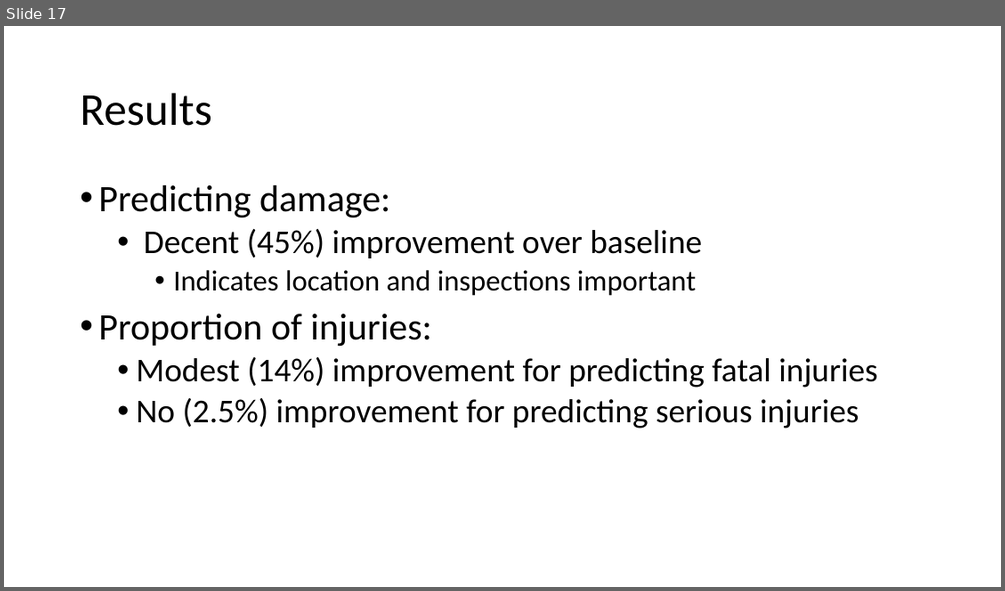
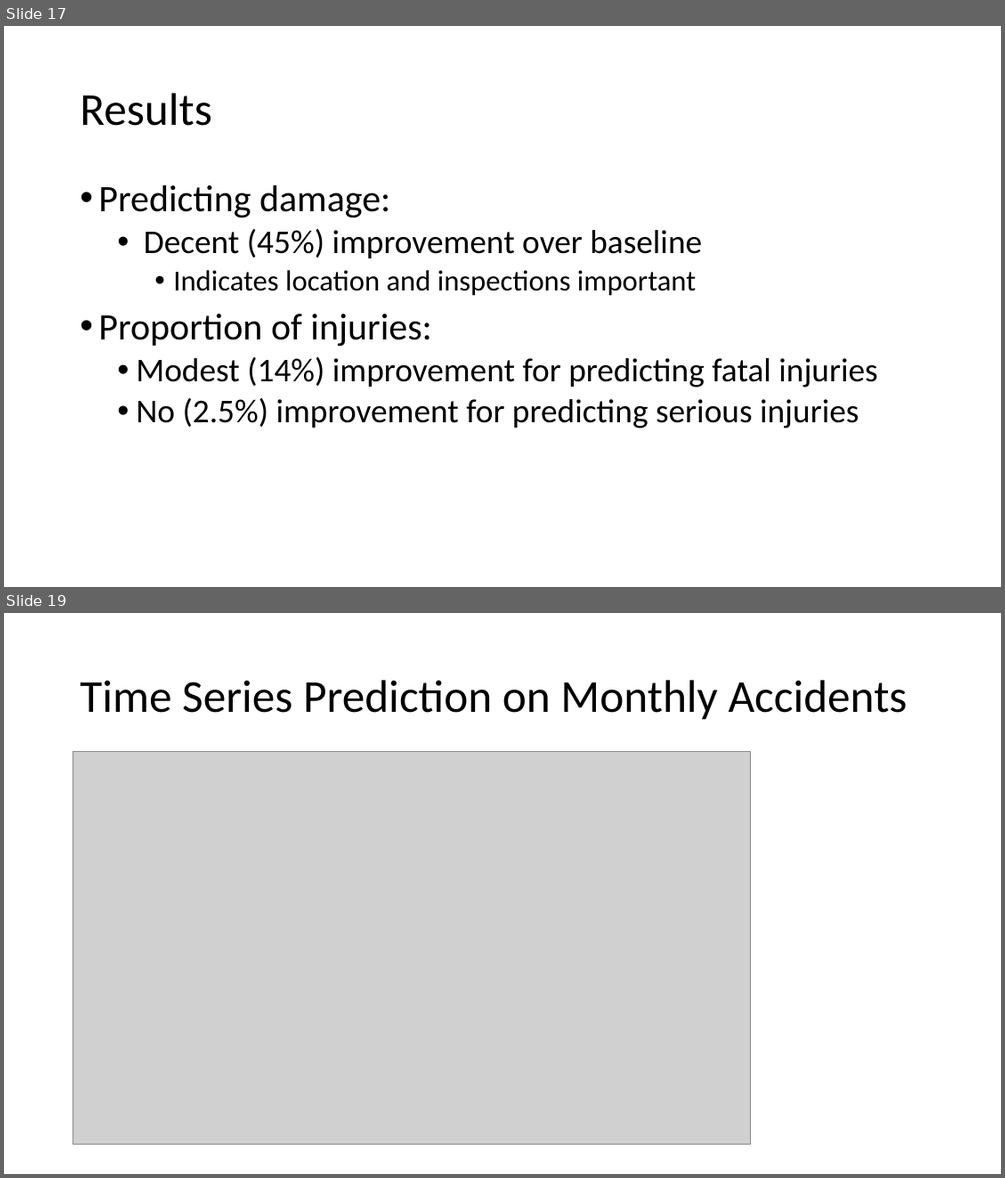
Before and after one commit to TheErdosInstitute-Summer2025-Project/aviation-project, a slide deck: deliverables/presentationcopy.pptx. Shown one above the other, each under a label of ours: slide 17 before the commit, slides 17 and 19 after it; the slides between them are not shown. The pictures are 1005x591 and 1005x1178 pixels, drawn with LibreOffice and Linux fonts; fonts in the diff are those of the drawing; grey boxes stand for pictures. Boxes give left, top, right and bottom in pixels: in the first picture for what was removed or moved away, otherwise in the second. Text is boxed around its words. In the diff, an @@ line names an element or a change of style, - is before the commit and + after.

```diff
--- a/deliverables/presentationcopy.pptx
+++ b/deliverables/presentationcopy.pptx
@@ slide 19 added at (4,613,1001,1174), background #FFFFFF @@
@@ title added at (80,680,907,720), 44 pt, text #000000 @@
+Time Series Prediction on Monthly Accidents
@@ picture added at (73,751,751,1144) @@
```
Also in this commit, not shown: 3 other slides added, 1 slide removed.
